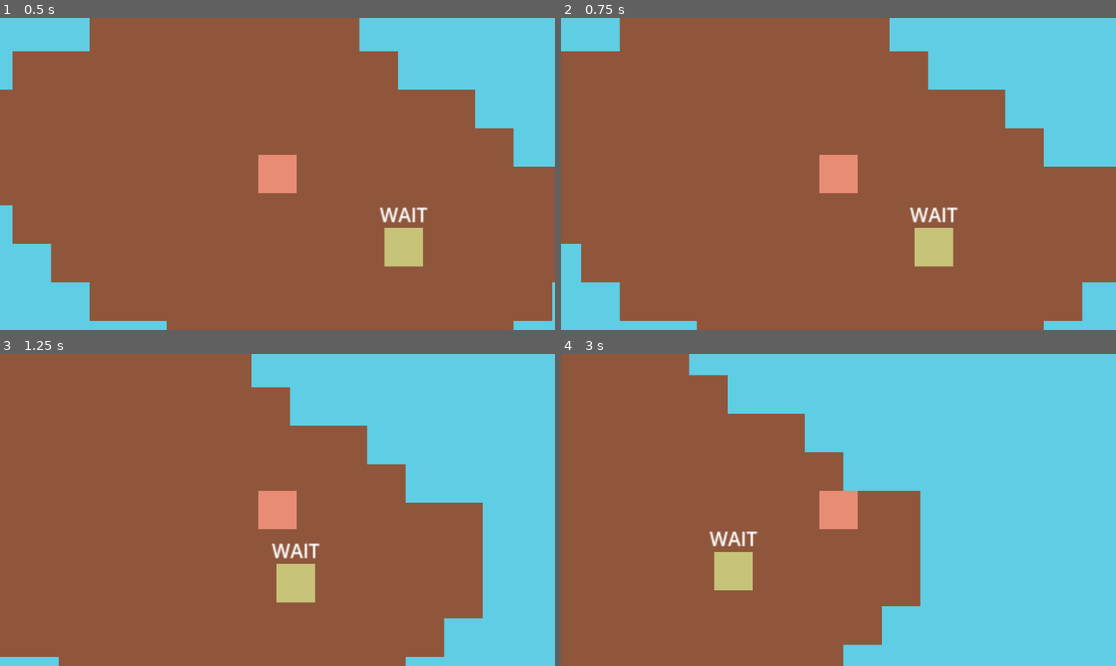
Above: before the commit, frames 1-4 (two rows, left to right).
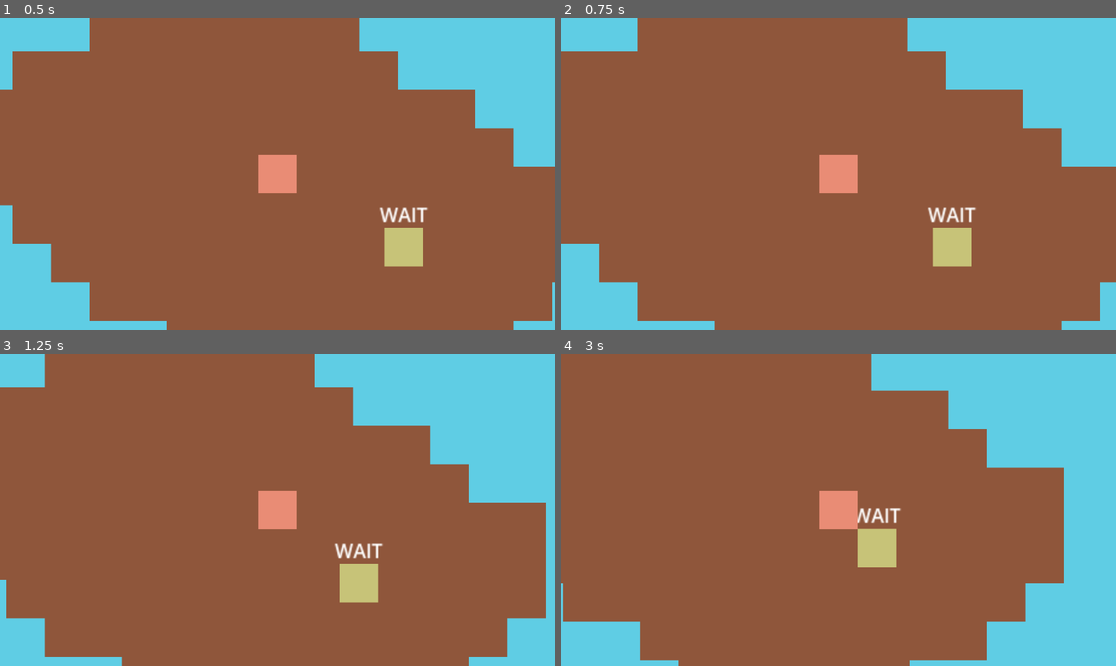
Above: after the commit, the same moments.

Repository: gentifa576/IslandSurvival
Game: Godot game, scene res://game_scene.tscn
Same seed, same stepped clock (60 frames per second), same inputs: the game is played once before the commit and once after it.
Inputs:
- Up to frame 1 (0.5 s): no input
- Up to frame 2 (0.75 s): tap Enter at 0.5 s; hold Right (ui_right) from 0.53 s (still down); tap Space (Interact) at 0.6 s
- Up to frame 3 (1.25 s): keep holding Right (ui_right)
- Up to frame 4 (3 s): release Right (ui_right) at 1.28 s; hold Down (ui_down) 1.28-2.03 s; tap Space (Interact) at 1.35, 2.1, 2.85 s; hold Right (ui_right) 2.03-2.78 s; hold Up (ui_up) from 2.78 s (still down)

Frame 1 is identical in both runs. In frame 2, 4.6% of the frame differs, in the area x 3-98%, y 0-100%; in frame 3, 16%; in frame 4, 32%, in the area x 0-91%, y 0-100%.

Commit message:
Improve movement

Diff:
--- a/Scenes/movement_component.tscn
+++ b/Scenes/movement_component.tscn
@@ -4,4 +4,3 @@
 
 [node name="MovementComponent" type="Node2D"]
 script = ExtResource("1_h4kv8")
-speed = null
--- a/Scenes/player.tscn
+++ b/Scenes/player.tscn
@@ -6,7 +6,7 @@
 [node name="Player" instance=ExtResource("1_s4ips")]
 
 [node name="MovementComponent" parent="ComponentContainer" index="0" instance=ExtResource("2_t3ryb")]
-speed = 128
+speed = 3200
 
 [node name="Camera2D" type="Camera2D" parent="." index="3"]
 zoom = Vector2(2.5, 2.5)
--- a/Scenes/world.tscn
+++ b/Scenes/world.tscn
@@ -1,7 +1,12 @@
-[gd_scene load_steps=5 format=3 uid="uid://cb3y0bw1vq1ct"]
+[gd_scene load_steps=6 format=3 uid="uid://cb3y0bw1vq1ct"]
 
 [ext_resource type="Script" path="res://Scripts/world.gd" id="1_ecra8"]
 [ext_resource type="Texture2D" uid="uid://b5cm3oarw261l" path="res://Asset/Image/tileset.png" id="2_kn07r"]
+
+[sub_resource type="NavigationPolygon" id="NavigationPolygon_atde4"]
+vertices = PackedVector2Array(-16, -16, 16, -16, 16, 16, -16, 16)
+polygons = Array[PackedInt32Array]([PackedInt32Array(0, 1, 2, 3)])
+outlines = Array[PackedVector2Array]([PackedVector2Array(-16, -16, 16, -16, 16, 16, -16, 16)])
 
 [sub_resource type="TileSetAtlasSource" id="TileSetAtlasSource_hni7k"]
 texture = ExtResource("2_kn07r")
@@ -9,6 +14,7 @@
 0:0/0 = 0
 0:0/0/physics_layer_0/linear_velocity = Vector2(0, 0)
 0:0/0/physics_layer_0/angular_velocity = 0.0
+0:0/0/navigation_layer_0/polygon = SubResource("NavigationPolygon_atde4")
 0:0/0/custom_data_0 = true
 1:0/0 = 0
 1:0/0/physics_layer_0/linear_velocity = Vector2(0, 0)
@@ -18,6 +24,7 @@
 [sub_resource type="TileSet" id="TileSet_6k3ug"]
 tile_size = Vector2i(32, 32)
 physics_layer_0/collision_layer = 1
+navigation_layer_0/layers = 1
 custom_data_layer_0/name = "walkable"
 custom_data_layer_0/type = 1
 sources/2 = SubResource("TileSetAtlasSource_hni7k")
--- a/Scripts/auto_movement_component.gd
+++ b/Scripts/auto_movement_component.gd
@@ -3,7 +3,7 @@
 
 signal target_reached
 
-@export var speed = 32
+@export var speed = 320
 var destination: Vector2
 var is_moving = false
 
@@ -11,19 +11,21 @@
 	destination = target.position
 
 func component_process(delta):
+	for i in range(target.get_slide_collision_count()):
+		print(target.get_slide_collision(i))
 	pass
 
 func component_physics_process(delta):
-	calculate_movement()
+	calculate_movement(delta)
 	if is_moving:
 		target.move_and_slide()
 	pass
 
-func calculate_movement():
+func calculate_movement(delta):
 	if target.position.distance_to(destination) < 0.3:
 		target_reached.emit()
 		is_moving = false
 		return
 
-	target.velocity = target.position.direction_to(destination) * speed
+	target.velocity = target.position.direction_to(destination) * speed * delta
 	is_moving = true
--- a/Scripts/movement_component.gd
+++ b/Scripts/movement_component.gd
@@ -1,6 +1,6 @@
 extends BaseComponent
 
-@export var speed = 32
+@export var speed = 320
 var is_moving = false
 
 # Called when the node enters the scene tree for the first time.
@@ -11,18 +11,18 @@
 	pass
 
 func component_physics_process(delta):
-	calculate_movement()
+	calculate_movement(delta)
 	if is_moving:
 		target.move_and_slide()
 	pass
 
-func calculate_movement():
-	var x_axis = Input.get_axis("ui_left", "ui_right")
-	var y_axis = Input.get_axis("ui_up", "ui_down")
+func calculate_movement(delta):
+	var axis = Input.get_vector("ui_left", "ui_right", "ui_up", "ui_down")
+#	var y_axis = Input.get_axis("ui_up", "ui_down")
 	if !Input.is_anything_pressed():
 		target.velocity = Vector2.ZERO
 		is_moving = false
 
 	if Input.is_anything_pressed():
-		target.velocity = Vector2(x_axis, y_axis).normalized() * speed
+		target.velocity = axis.normalized() * speed * delta
 		is_moving = true
--- a/Scripts/waiting_state.gd
+++ b/Scripts/waiting_state.gd
@@ -5,7 +5,7 @@
 func enter():
 	var wait_time = randf_range(2.0, 5.0)
 	timer.wait_time = wait_time
-	print("waiting for ", wait_time)
+#	print("waiting for ", wait_time)
 	timer.start()
 	pass
 
--- a/Scripts/walking_state.gd
+++ b/Scripts/walking_state.gd
@@ -5,7 +5,7 @@
 func enter():
 	movement_component.target_reached.connect(reached)
 	var destination = movement_component.target.position + Vector2(randi_range(-5, 5) * 8, randi_range(-5, 5) * 8)
-	print("moving to ", destination)
+#	print("moving to ", destination)
 	movement_component.destination = destination
 	pass
 
@@ -14,7 +14,7 @@
 	pass
 
 func process(delta):
-	print("until destination ", (movement_component.destination - movement_component.target.position))
+#	print("until destination ", (movement_component.destination - movement_component.target.position))
 	pass
 
 func physics_process(delta):
